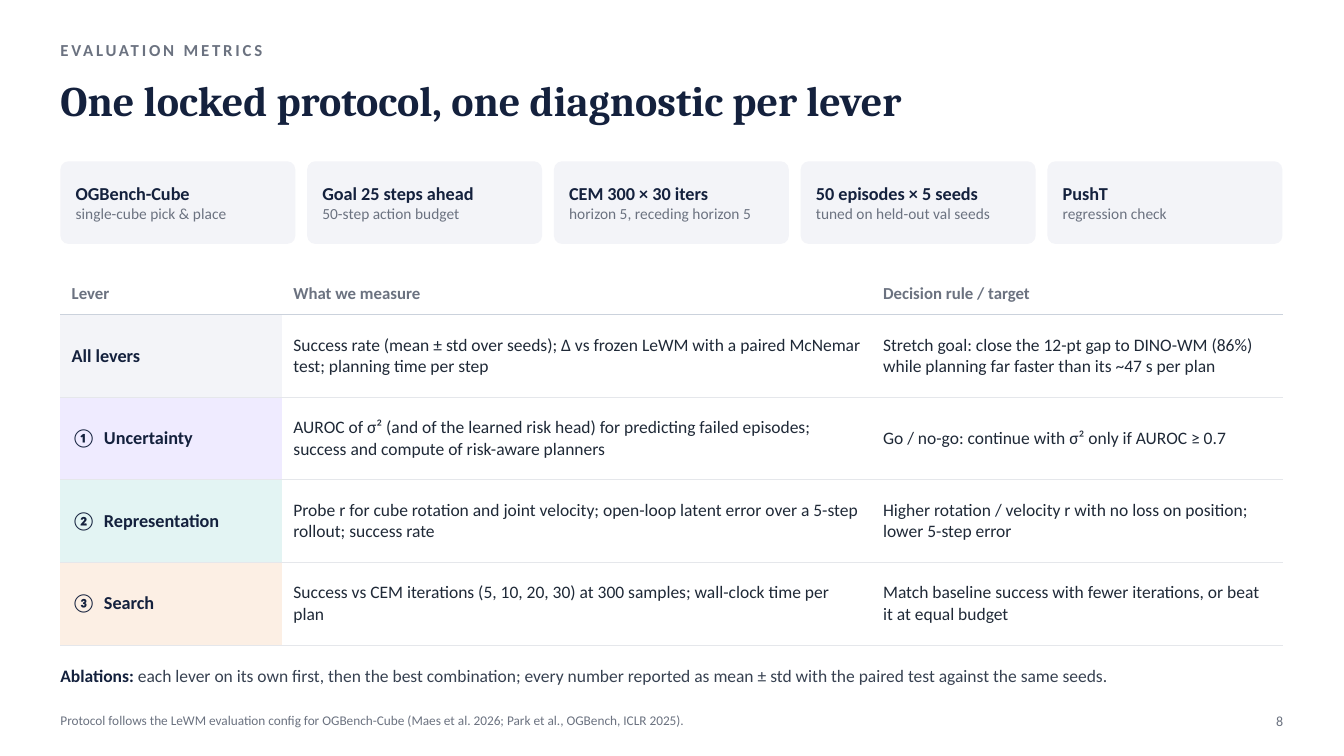
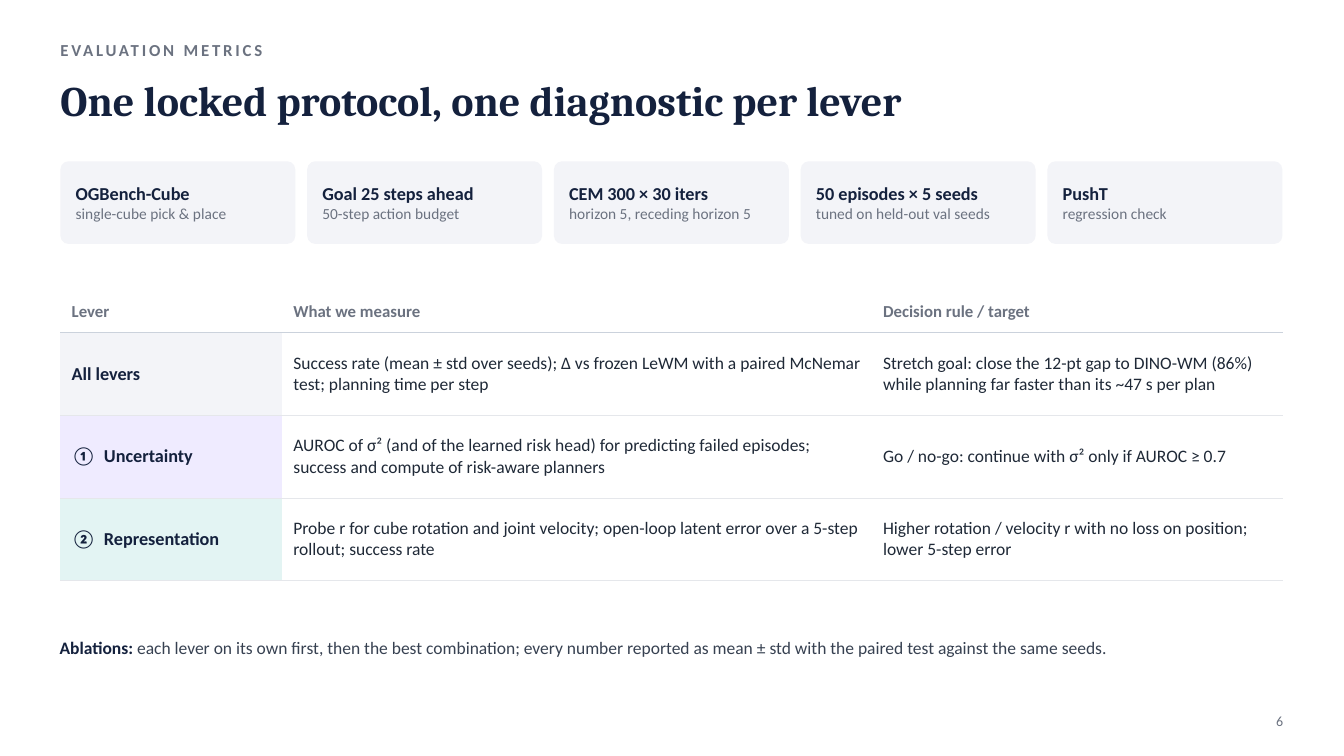
Before and after one commit to JaspinXu/uncertainty-aware-lewm, a slide deck: slide 6 of report/slides/CS5478_proposal_milestone.pptx (slide 8 before the commit). Drawn at 1344x756 pixels with LibreOffice and Linux fonts; fonts in the diff are those of the drawing. Boxes give left, top, right and bottom in pixels: in the first picture for what was removed or moved away, otherwise in the second. Text is boxed around its words. In the diff, an @@ line names an element or a change of style, - is before the commit and + after.

```diff
--- a/report/slides/CS5478_proposal_milestone.pptx
+++ b/report/slides/CS5478_proposal_milestone.pptx
@@ table at (60,290,1284,663) @@
-row 5: ③ Search | Success vs CEM iterations (5, 10, 20, 30) at 300 samples; wall-clock time per plan | Match baseline success with fewer iterations, or beat it at equal budget
@@ table: place and size @@
-table at (60,272,1284,627)
+table at (60,290,1284,663)
@@ text "Ablations: each lever on its ...": place and size @@
-text "Ablations: each lever on its ..." at (60,669,1108,685)
+text "Ablations: each lever on its ..." at (60,641,1107,657)
@@ text removed at (60,715,684,727) @@
-Protocol follows the LeWM evaluation config for OGBench-Cube (Maes et al. 2026; Park et al., OGBench, ICLR 2025).
@@ text at (1276,716,1283,726): text changed @@
-8
+6
```
Also in this commit, not shown: 12 other slides changed, 2 slides removed, 2 other files.
